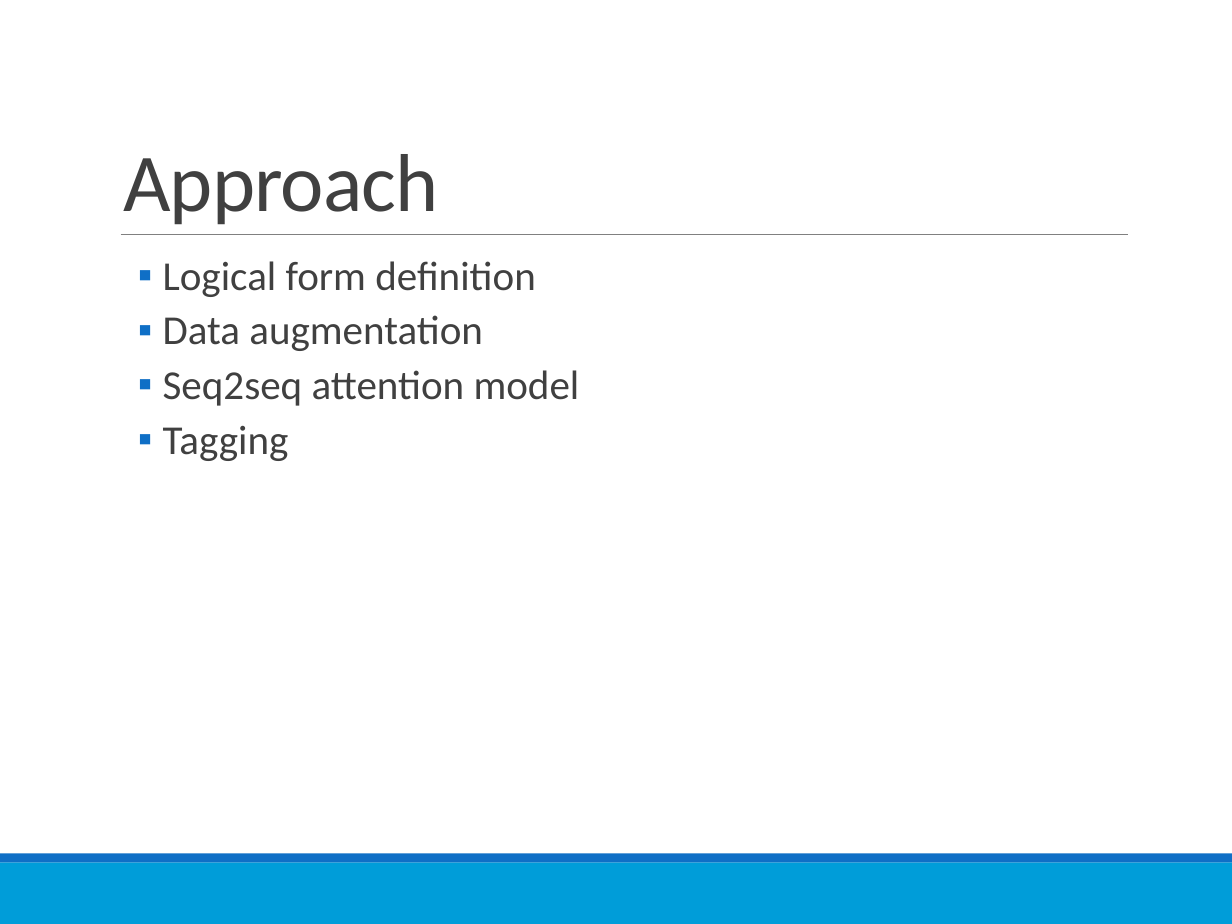
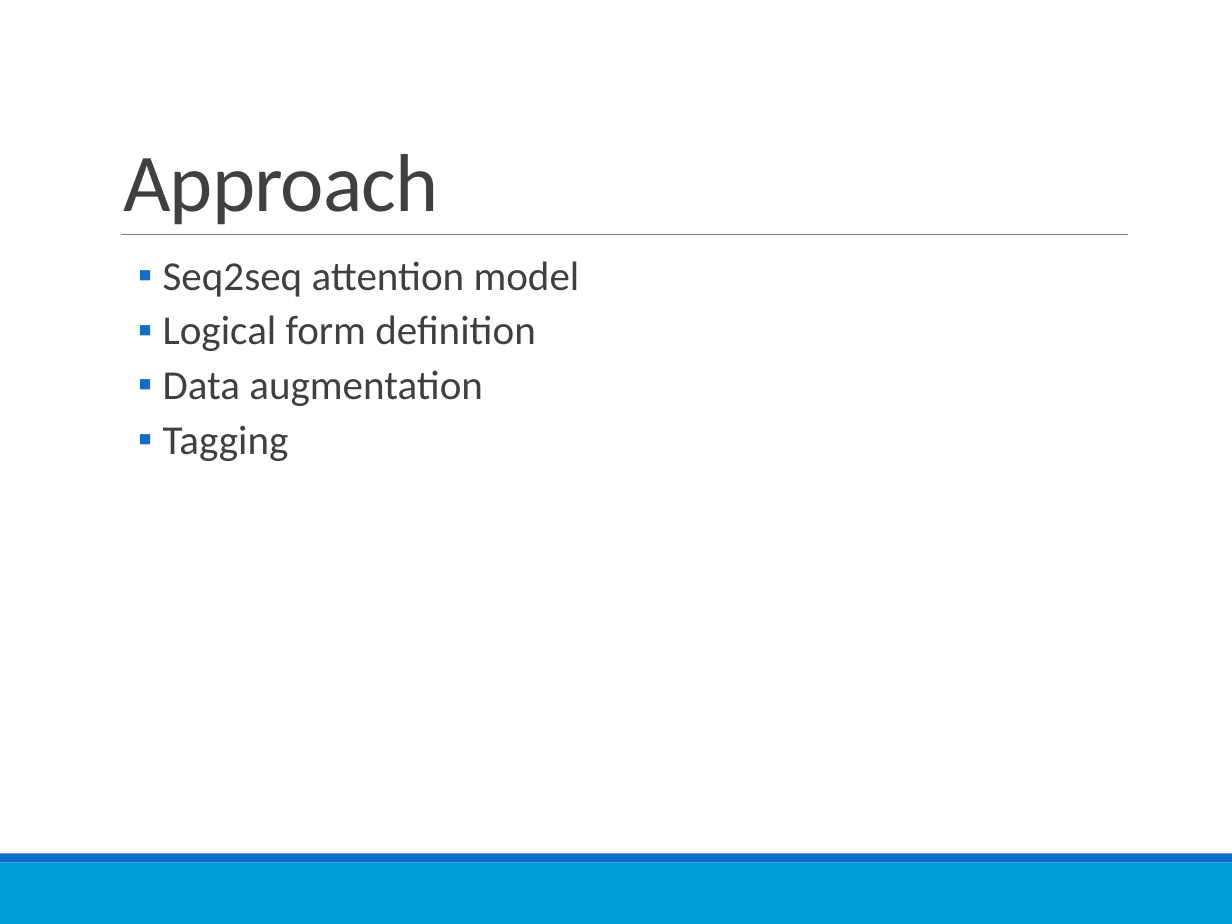
Before and after one commit to richardxiong/dnnQuery, a slide deck: slide 9 of dnnQuery.pptx (slide 8 before the commit). Drawn at 1232x924 pixels with LibreOffice and Linux fonts; fonts in the diff are those of the drawing. Boxes give left, top, right and bottom in pixels: in the first picture for what was removed or moved away, otherwise in the second. Text is boxed around its words. In the diff, an @@ line names an element or a change of style, - is before the commit and + after.

```diff
--- a/dnnQuery.pptx
+++ b/dnnQuery.pptx
@@ text at <box>163,261,580,297</box>: paragraph added @@
+  ▪ Seq2seq attention model
@@ text at <box>163,370,580,406</box>: paragraph removed @@
-  ▪ Seq2seq attention model
```
Also in this commit, not shown: 11 other slides changed, 2 slides added, 16 other files.
